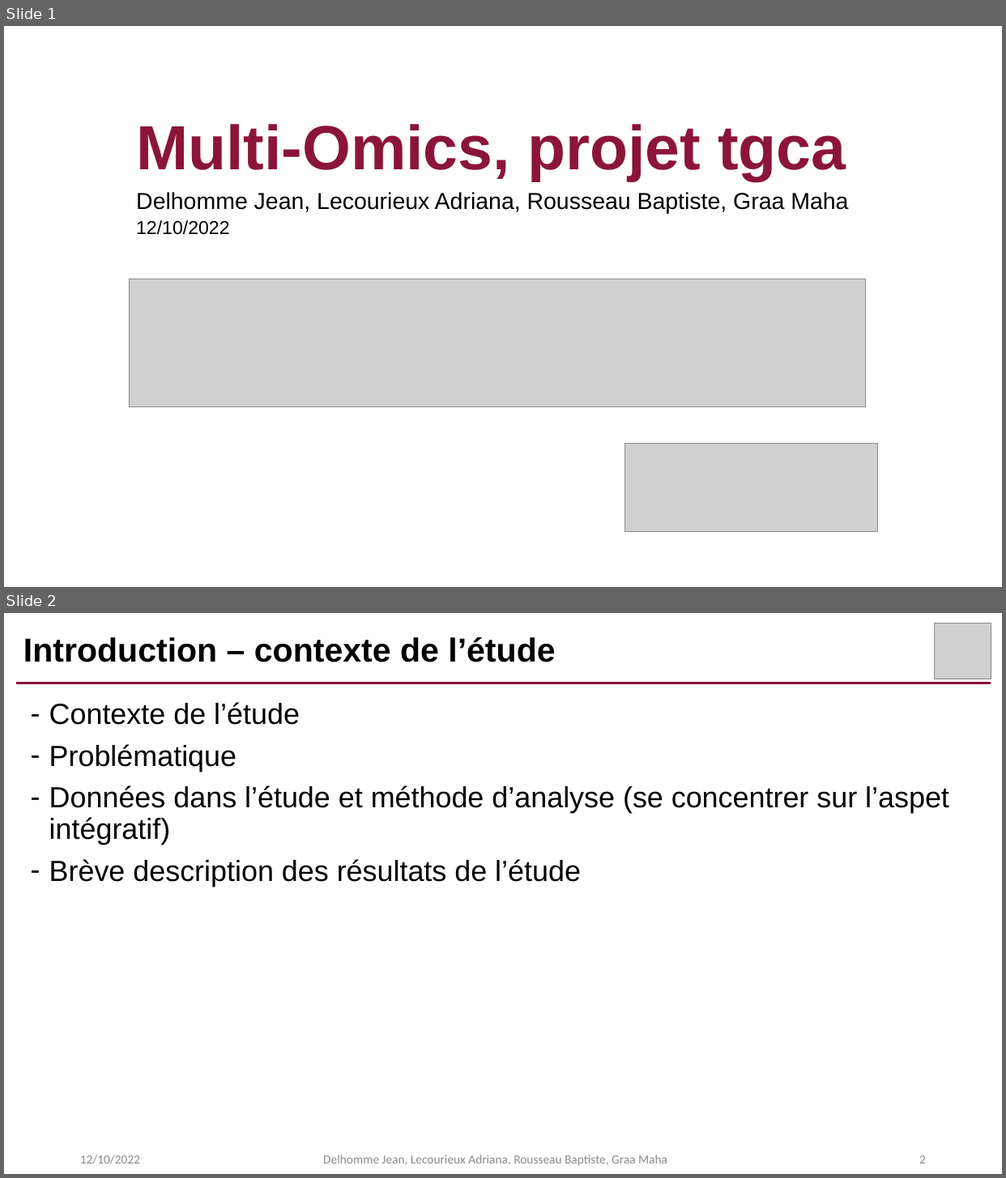
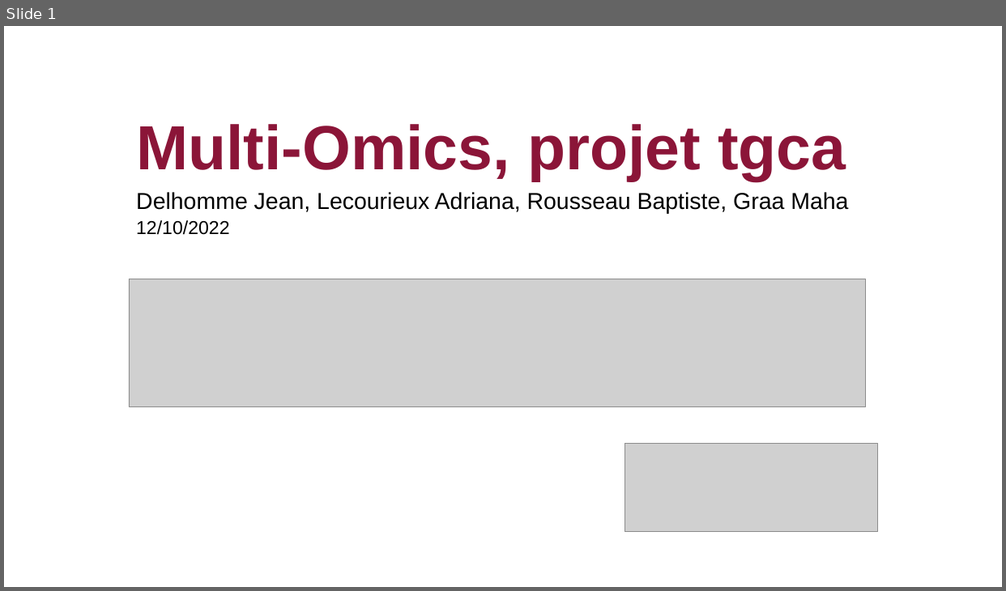
Before and after one commit to AdrianaLecourieux/multi_omics, a slide deck: presentation.pptx. Shown one above the other, each under a label of ours: slides 1 and 2 before the commit, slide 1 after it. The pictures are 1006x1178 and 1006x591 pixels, drawn with LibreOffice and Linux fonts; fonts in the diff are those of the drawing; grey boxes stand for pictures. Boxes give left, top, right and bottom in pixels: in the first picture for what was removed or moved away, otherwise in the second. Text is boxed around its words. In the diff, an @@ line names an element or a change of style, - is before the commit and + after.

Commit message:
Mise à jour du ppt avec les slides de maha + retrait des consignes.

```diff
--- a/presentation.pptx
+++ b/presentation.pptx
@@ slide 2 removed at bbox=[4, 613, 1002, 1174], background #FFFFFF @@
@@ picture removed at bbox=[935, 623, 991, 679] @@
@@ title removed at bbox=[23, 637, 555, 662] @@
-Introduction – contexte de l’étude
@@ line removed from (16, 683) to (991, 683) @@
@@ text removed at bbox=[49, 702, 949, 887] @@
-– Contexte de l’étude
-– Problématique
-– Données dans l’étude et méthode d’analyse (se concentrer sur l’aspet intégratif)
-– Brève description des résultats de l’étude
@@ text removed at bbox=[80, 1155, 140, 1165] @@
-12/10/2022
@@ text removed at bbox=[323, 1155, 667, 1166] @@
-Delhomme Jean, Lecourieux Adriana, Rousseau Baptiste, Graa Maha
@@ page number removed at bbox=[919, 1156, 926, 1164] @@
-2
```
Also in this commit, not shown: 2 slides changed, 2 slides added, 6 other slides removed.
